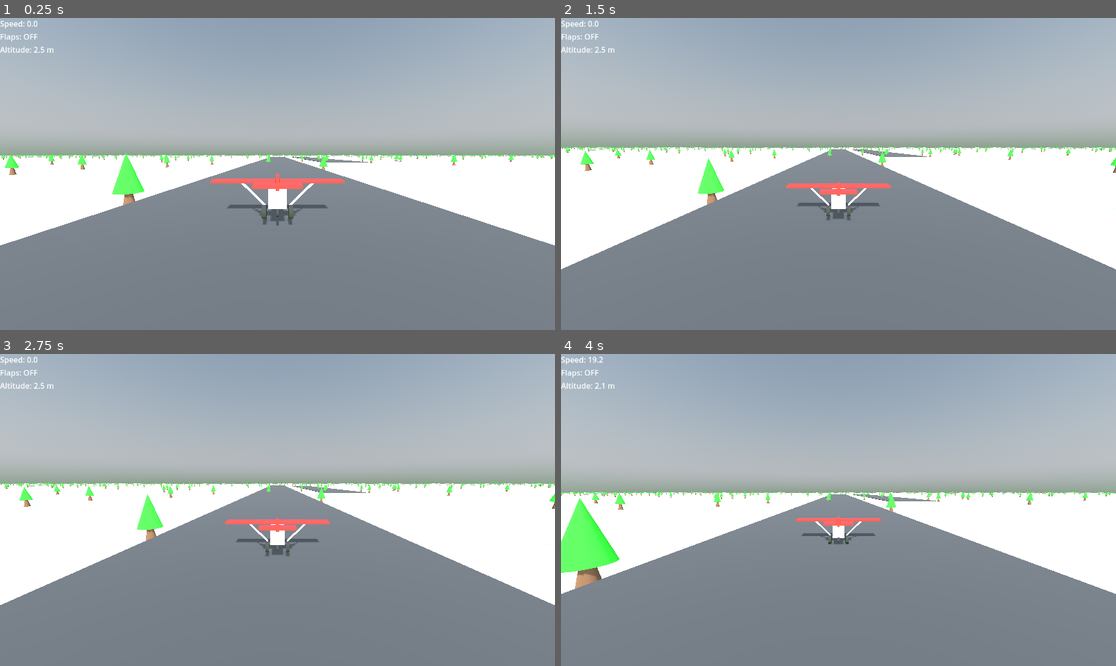
Above: before the commit, frames 1-4 (two rows, left to right).
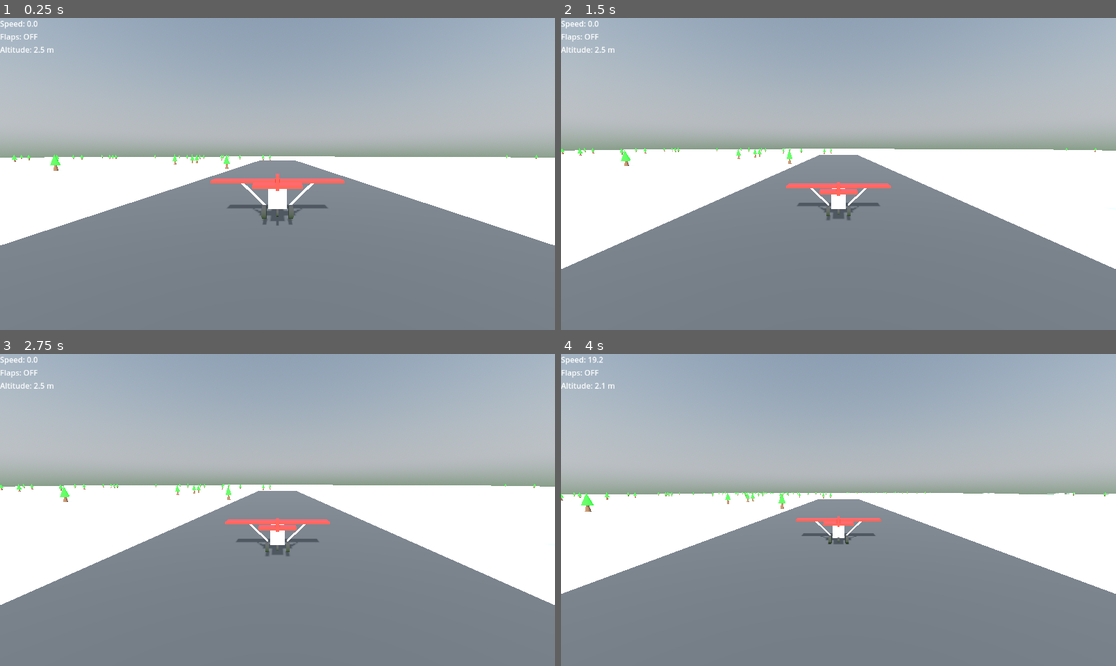
Above: after the commit, the same moments.

Repository: LucasHT22/be-my-copilot
Game: Godot game, scene res://scenes/main.tscn
Same seed, same stepped clock (60 frames per second), same inputs: the game is played once before the commit and once after it.
Inputs:
- Up to frame 1 (0.25 s): no input
- Up to frame 2 (1.5 s): tap Enter (ui_accept) at 0.5, 0.77, 1.07 s; hold Right (ui_right) 0.53-1.28 s; hold Down (ui_down) from 1.28 s (still down)
- Up to frame 3 (2.75 s): tap Enter (ui_accept) at 1.52, 1.82, 2 s; release Down (ui_down) at 2.03 s; hold Right (ui_right) from 2.03 s (still down)
- Up to frame 4 (4 s): tap Enter (ui_accept) at 2.75, 3.02, 3.32, 3.77 s; release Right (ui_right) at 2.78 s; hold Up (ui_up) 2.78-3.53 s; hold Down (ui_down) from 3.53 s (still down)

The runs differ from the first frame. In frame 1, 1.6% of the frame differs, in the area x 0-100%, y 43-73%; in frame 2, 1.7%; in frame 3, 1.7%; in frame 4, 2.7%, in the area x 0-100%, y 44-76%.

Commit message:
World generation using Chunks

Diff:
--- a/project.godot
+++ b/project.godot
@@ -38,8 +38,7 @@
 }
 right={
 "deadzone": 0.5,
-"events": [Object(InputEventKey,"resource_local_to_scene":false,"resource_name":"","device":-1,"window_id":0,"alt_pressed":false,"shift_pressed":false,"ctrl_pressed":false,"meta_pressed":false,"pressed":false,"keycode":0,"physical_keycode":68,"key_label":0,"unicode":100,"echo":false,"script":null)
-]
+"events": []
 }
 
 [rendering]
--- /dev/null
+++ b/scenes/Airport.tscn
@@ -0,0 +1,10 @@
+[gd_scene load_steps=3 format=3 uid="uid://bf6g6txx13nlm"]
+
+[ext_resource type="PackedScene" uid="uid://6dl4qxwnv76j" path="res://scenes/Runway.tscn" id="1_gy5wj"]
+[ext_resource type="PackedScene" uid="uid://dsw3v5s7xii3k" path="res://scenes/Terminal.tscn" id="2_1awlj"]
+
+[node name="Airport" type="Node3D"]
+
+[node name="Runway" parent="." instance=ExtResource("1_gy5wj")]
+
+[node name="Terminal" parent="." instance=ExtResource("2_1awlj")]
--- /dev/null
+++ b/scenes/Chunk.gd
@@ -0,0 +1,89 @@
+extends Node3D
+
+var chunk_coord: Vector2i
+const SIZE := 256
+
+var noise := FastNoiseLite.new()
+
+func generate(coord: Vector2i):
+	noise.seed = 12345
+	noise.frequency = 0.002
+
+	chunk_coord = coord
+	position = Vector3(
+		coord.x * SIZE,
+		0,
+		coord.y * SIZE
+	)
+
+	generate_ground()
+	generate_content()
+
+func generate_ground():
+	var ground = StaticBody3D.new()
+
+	var mesh = MeshInstance3D.new()
+	mesh.mesh = PlaneMesh.new()
+	mesh.mesh.size = Vector2(SIZE, SIZE)
+
+	var col = CollisionShape3D.new()
+	col.shape = BoxShape3D.new()
+	col.shape.size = Vector3(SIZE, 2, SIZE)
+
+	ground.add_child(mesh)
+	ground.add_child(col)
+	add_child(ground)
+
+func generate_content():
+	var world_x = chunk_coord.x * SIZE
+	var world_z = chunk_coord.y * SIZE
+
+	var n = noise.get_noise_2d(world_x, world_z)
+
+	if n < -0.2:
+		generate_sea()
+	elif n < 0.2:
+		generate_forest()
+	else:
+		generate_city()
+
+func generate_sea():
+	var water = MeshInstance3D.new()
+	water.mesh = PlaneMesh.new()
+	water.mesh.size = Vector2(SIZE, SIZE)
+
+	var mat = StandardMaterial3D.new()
+	mat.albedo_color = Color("#1e90ff")
+	water.material_override = mat
+
+	water.position.y = -1
+	add_child(water)
+
+func generate_forest():
+	var forest = $Forest
+
+	var tree_scene = preload("res://scenes/Tree.tscn")
+	var rng = RandomNumberGenerator.new()
+	rng.seed = hash(chunk_coord)
+
+	for i in range(40):
+		var tree = tree_scene.instantiate()
+		tree.position = Vector3(
+			rng.randf_range(0, SIZE),
+			0,
+			rng.randf_range(0, SIZE)
+		)
+		forest.add_child(tree)
+
+func generate_city():
+	var city = $City
+	var building_scene = preload("res://scenes/Terminal.tscn")
+
+	for i in range(10):
+		var b = building_scene.instantiate()
+		b.position = Vector3(
+			randf_range(0, SIZE),
+			0,
+			randf_range(0, SIZE)
+		)
+		city.add_child(b)
--- /dev/null
+++ b/scenes/Chunk.tscn
@@ -0,0 +1,12 @@
+[gd_scene load_steps=2 format=3 uid="uid://bmx83wcjvrkap"]
+
+[ext_resource type="Script" path="res://scenes/Chunk.gd" id="1_5aqo3"]
+
+[node name="Chunk" type="Node3D"]
+script = ExtResource("1_5aqo3")
+
+[node name="City" type="Node3D" parent="."]
+
+[node name="Forest" type="Node3D" parent="."]
+
+[node name="Ground" type="Node3D" parent="."]
--- a/scenes/World.gd
+++ b/scenes/World.gd
@@ -1,87 +1,43 @@
 extends Node3D
 
-@export var world_size := 2000
-@export var seed := 12345
+@export var plane: Node3D
+const CHUNK_SIZE := 256
+const VIEW_DISTANCE := 2
+
+var chunks := {}
+var chunk_scene := preload("res://scenes/Chunk.tscn")
+
+func world_to_chunk(pos: Vector3) -> Vector2i:
+	return Vector2i(
+		floor(pos.x / CHUNK_SIZE),
+		floor(pos.z / CHUNK_SIZE)
+	)
+
+func _process(_delta):
+	var center = world_to_chunk(plane.global_position)
+
+	for x in range(center.x - VIEW_DISTANCE, center.x + VIEW_DISTANCE + 1):
+		for z in range(center.y - VIEW_DISTANCE, center.y + VIEW_DISTANCE + 1):
+			var coord = Vector2i(x, z)
+			if not chunks.has(coord):
+				load_chunk(coord)
+
+	unload_far_chunks(center)
+
+func load_chunk(coord: Vector2i):
+	var chunk = chunk_scene.instantiate()
+	$Chunks.add_child(chunk)
+	chunk.generate(coord)
+	chunks[coord] = chunk
+
+func unload_far_chunks(center: Vector2i):
+	for coord in chunks.keys():
+		var d = abs(coord.x - center.x) + abs(coord.y - center.y)
+		if d > VIEW_DISTANCE:
+			chunks[coord].queue_free()
+			chunks.erase(coord)
 
 func _ready():
-	randomize()
-	generate_ground()
-	generate_airport()
-	generate_forests()
-	generate_cities()
-
-func generate_ground():
-	var ground = StaticBody3D.new()
-	ground.name = "Ground"
-
-	var mesh = MeshInstance3D.new()
-	mesh.mesh = PlaneMesh.new()
-	mesh.mesh.size = Vector2(world_size, world_size)
-
-	var col = CollisionShape3D.new()
-	col.shape = BoxShape3D.new()
-	col.shape.size = Vector3(world_size, 2, world_size)
-
-	ground.add_child(mesh)
-	ground.add_child(col)
-	add_child(ground)
-
-func generate_airport():
-	var airport = Node3D.new()
-	airport.name = "Airport"
+	var airport = preload("res://scenes/Airport.tscn").instantiate()
+	airport.position = Vector3.ZERO
 	add_child(airport)
-
-	var runway = preload("res://scenes/Runway.tscn").instantiate()
-	runway.position = Vector3(0, 0, -200)
-	runway.add_to_group("no_trees")
-	runway.add_to_group("no_city")
-	airport.add_child(runway)
-
-	var terminal = preload("res://scenes/Runway.tscn").instantiate()
-	terminal.position = Vector3(30, 0, -180)
-	terminal.add_to_group("no_trees")
-	terminal.add_to_group("no_city")
-	airport.add_child(terminal)
-
-func generate_forests():
-	var forest_parent = Node3D.new()
-	forest_parent.name = "Forests"
-	add_child(forest_parent)
-
-	for i in range(2000):
-		var pos = random_world_position()
-
-		if is_blocked(pos):
-			continue
-
-		var tree = preload("res://scenes/Tree.tscn").instantiate()
-		tree.position = pos
-		forest_parent.add_child(tree)
-
-func is_blocked(pos: Vector3) -> bool:
-	for node in get_tree().get_nodes_in_group("no_trees"):
-		if node.global_position.distance_to(pos) < 30:
-			return true
-	return false
-
-func generate_cities():
-	var city_parent = Node3D.new()
-	city_parent.name = "Cities"
-	add_child(city_parent)
-
-	for i in range(300):
-		var pos = random_world_position()
-
-		if pos.distance_to(Vector3.ZERO) < 400:
-			continue
-
-		var building = preload("res://scenes/Terminal.tscn").instantiate()
-		building.position = pos
-		city_parent.add_child(building)
-
-func random_world_position() -> Vector3:
-	return Vector3(
-		randf_range(-world_size * 0.5, world_size * 0.5),
-		0,
-		randf_range(-world_size * 0.5, world_size * 0.5)
-	)
--- a/scenes/main.tscn
+++ b/scenes/main.tscn
@@ -4,8 +4,8 @@
 [ext_resource type="Script" path="res://scenes/HUD.gd" id="3_73tfw"]
 [ext_resource type="Script" path="res://scenes/Camera3D.gd" id="4_3rj1l"]
 [ext_resource type="Script" path="res://scenes/World.gd" id="4_61m14"]
-[ext_resource type="PackedScene" uid="uid://6dl4qxwnv76j" path="res://scenes/Runway.tscn" id="5_38u1x"]
-[ext_resource type="PackedScene" uid="uid://dsw3v5s7xii3k" path="res://scenes/Terminal.tscn" id="6_c7ljx"]
+[ext_resource type="PackedScene" uid="uid://bmx83wcjvrkap" path="res://scenes/Chunk.tscn" id="5_64ru0"]
+[ext_resource type="PackedScene" uid="uid://bf6g6txx13nlm" path="res://scenes/Airport.tscn" id="7_hqcs0"]
 
 [sub_resource type="StandardMaterial3D" id="StandardMaterial3D_6mcdo"]
 
@@ -153,9 +153,12 @@
 [node name="AltitudeLabel" type="Label" parent="HUD/VBoxContainer"]
 layout_mode = 2
 
-[node name="World" type="Node3D" parent="."]
+[node name="World" type="Node3D" parent="." node_paths=PackedStringArray("plane")]
 script = ExtResource("4_61m14")
+plane = NodePath("../Airplane")
 
-[node name="Runway" parent="." instance=ExtResource("5_38u1x")]
+[node name="Chunks" type="Node3D" parent="World"]
 
-[node name="Terminal" parent="." instance=ExtResource("6_c7ljx")]
+[node name="Chunk" parent="." instance=ExtResource("5_64ru0")]
+
+[node name="Airport" parent="." instance=ExtResource("7_hqcs0")]
